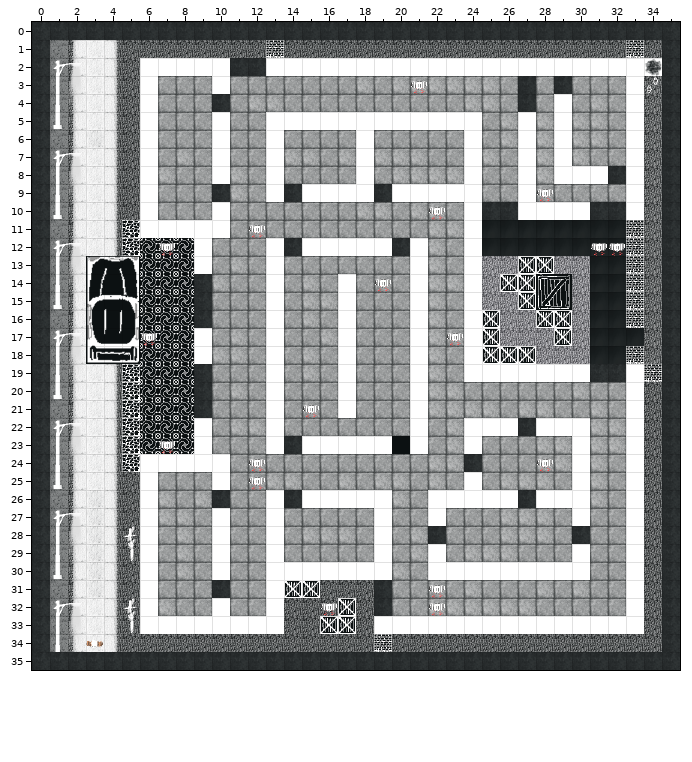
An edit to a level. Tiled map, assets/Level3.tmx. This is how it looked before the edit.
Cells are 30x30 px. Shown: x 0..35, y 0..35.
The result:
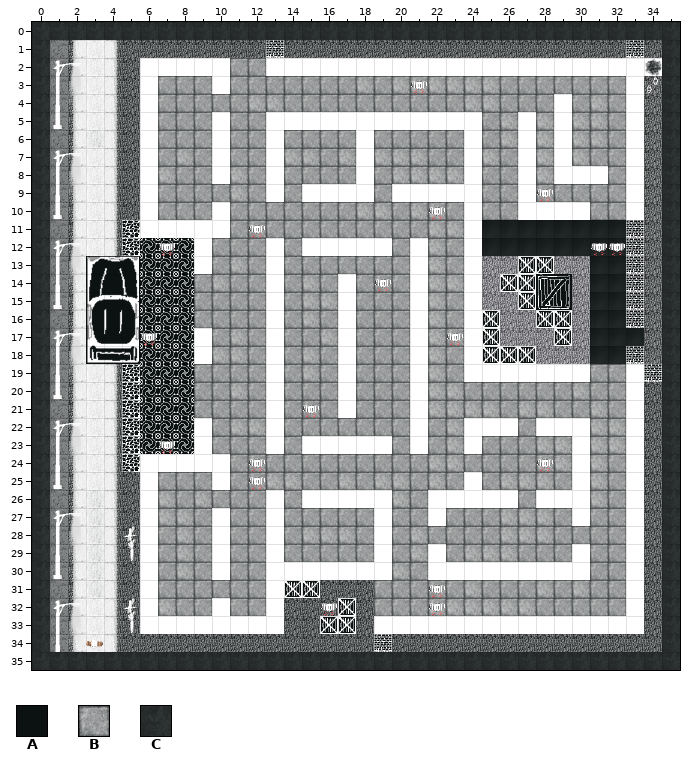
Key: from "TileSet": A 159, B 269, C 287.
_ is an empty cell.
Tiles replaced or removed in this view: A, C.
Changes in this commit:
Changed rows in their new state; . is an unchanged cell.
Layer "Background":
first column x 10:
 2 .BB.................
 3 .................B.B
 4 B................B..
first column x 9:
 8 .......................B
 9 .B...B....B.............
10 ................BB....BB
12 .....B.....B............
14 B.......................
15 B.......................
16 B.......................
19 B.....................BB
20 B.......................
21 B.......................
22 ..................B.....
23 .....B.....B............
24 ...............B........
26 .B...B............B.....
28 .............B.......B..
31 .B........B.............
32 ..........B.............
